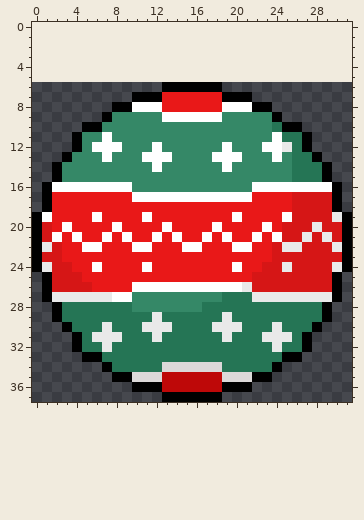
Two states of a pixel-art file, aseprite/copy/christmasball.aseprite. Above, as it was before the edit.
32x32 pixels, 1 frame. The old version is drawn lined up with the new one, on the new canvas.
New version:
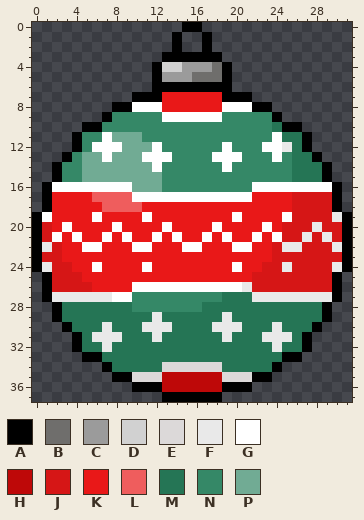
Palette (. is transparent): A #000000  B #6f6e6c  C #9b9b9b  D #d1d1d1  E #dcd9d9  F #e9e9e9  G #ffffff  H #be0808  J #d61616  K #e91818  L #ef5d5d  M #257555  N #358867  P #71ab94
What changed:
canvas 32x32 -> 32x38, the old top-left corner now at 0,6
Colour A now appears in row 0 at x 15 to 16; in rows 1 to 2 at x 14 and 17; in row 3 at x 13 to 18; in rows 4 to 6 at x 12 and 19.
Colour B now appears in row 4 at x 18; in row 5 at x 16 to 18.
Colour C now appears in row 4 at x 15 to 17; in row 5 at x 13 to 15.
Colour D now appears in row 4 at x 13 to 14.
The author changed colour K to colour L in row 17 at x 6 to 9; in row 18 at x 7 to 10.
The author changed colour N to colour P in row 11 at x 8 to 10; in row 12 at x 9 to 11; in row 13 at x 5 to 6 and 8 to 10; in row 14 at x 5 to 11; in row 15 at x 5 to 12; in row 16 at x 10 to 12.
Changed places in both pictures, as pixel boxes (x1, y1, x2, y2):
changed: (82, 22, 232, 212)
